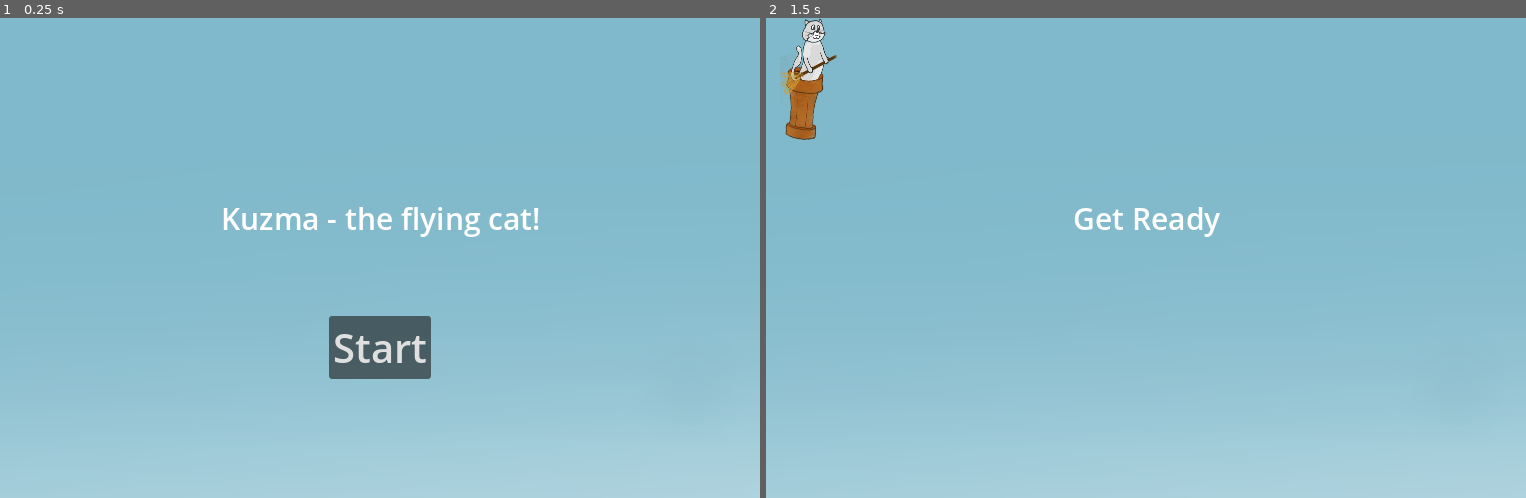
Above: before the commit, frames 1-2 (left to right).
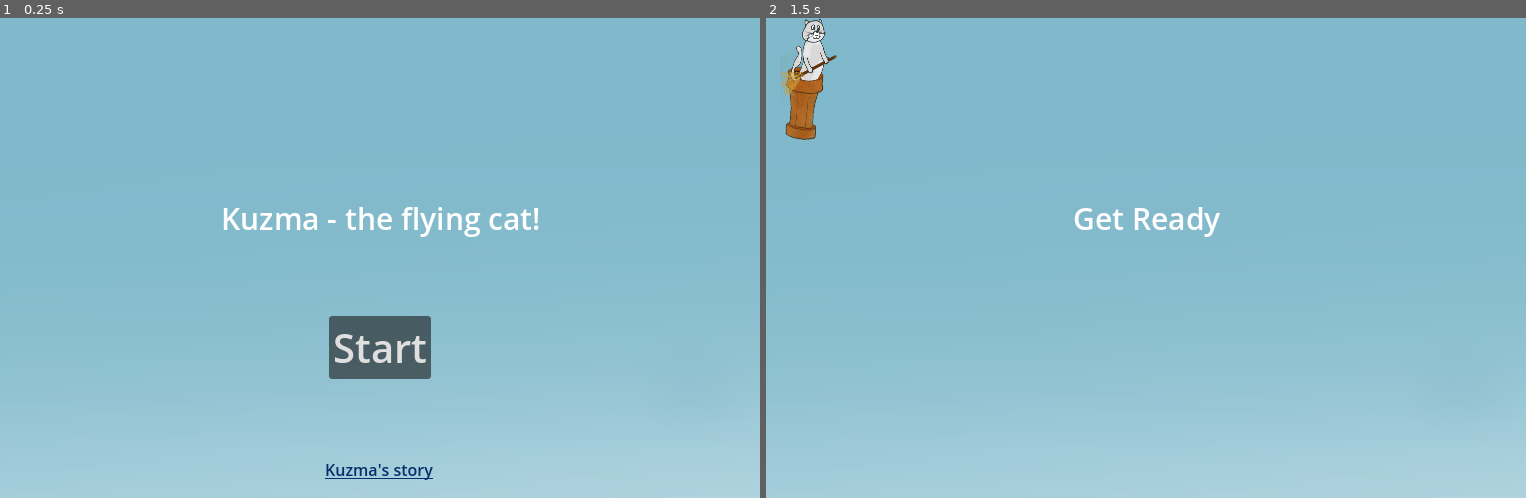
Above: after the commit, the same moments.

Repository: bosonbeard/voicebox-godot
Game: Godot game, scene res://Main.tscn
Same seed, same stepped clock (60 frames per second), same inputs: the game is played once before the commit and once after it.
Inputs:
- Up to frame 1 (0.25 s): no input
- Up to frame 2 (1.5 s): click "Start" at 0.5 s; tap Enter at 1.25 s; hold Up (move_up) from 1.28 s (still down); hold Space (get_command, bound only before the commit) from 1.28 s (still down)

The runs differ from the first frame. In frame 1, 0.2% of the frame differs, in the area x 42-57%, y 92-97%; in frame 2, nothing differs.
Error before the commit: Invalid access to property or key 'key' on a base object of type 'Nil'. (res://Player.gd:99)
Error after the commit: Invalid access to property or key 'url' on a base object of type 'Dictionary'. (res://Hud.gd:47)

Commit message:
fixed hud and controls

Diff:
--- a/Hud.gd
+++ b/Hud.gd
@@ -8,6 +8,13 @@
 	$Message.show()
 	$MessageTimer.start()
 
+
+func fload():
+	var file = FileAccess.open("res://config.json", FileAccess.READ)
+	var content = file.get_as_text()
+	file.close()
+	var result_json = JSON.parse_string(content)
+	return result_json
 
 
 func show_game_over():
@@ -20,6 +27,7 @@
 	# Make a one-shot timer and wait for it to finish.
 	await get_tree().create_timer(1.0).timeout
 	$StartButton.show()
+	$LinkButton.show()
 
 func show_victory():
 	show_message("You win!")
@@ -31,11 +39,12 @@
 	# Make a one-shot timer and wait for it to finish.
 	await get_tree().create_timer(1.0).timeout
 	$StartButton.show()
+	$LinkButton.show()
 
 
 # Called when the node enters the scene tree for the first time.
 func _ready():
-	pass # Replace with function body.
+	$LinkButton.uri=fload().url
 
 
 # Called every frame. 'delta' is the elapsed time since the previous frame.
@@ -47,6 +56,8 @@
 	$Message.hide()
 
 
+
 func _on_start_button_pressed():
 	$StartButton.hide()
+	$LinkButton.hide()
 	start_game.emit()
--- a/Hud.tscn
+++ b/Hud.tscn
@@ -42,5 +42,14 @@
 wait_time = 2.0
 one_shot = true
 
+[node name="LinkButton" type="LinkButton" parent="."]
+offset_left = 325.0
+offset_top = 440.0
+offset_right = 365.0
+offset_bottom = 480.0
+theme_override_colors/font_color = Color(0.0235294, 0.184314, 0.423529, 1)
+text = "Kuzma's story"
+uri = "https://github.com/bosonbeard/voicebox-godot/blob/main/art/story.png"
+
 [connection signal="pressed" from="StartButton" to="." method="_on_start_button_pressed"]
 [connection signal="timeout" from="MessageTimer" to="." method="_on_message_timer_timeout"]
--- a/Player.gd
+++ b/Player.gd
@@ -69,12 +69,6 @@
 			if player_sky_pos <0:
 				player_sky_pos = 0
 			go_fly()
-	if Input.is_action_pressed("get_command"):
-		$HTTPRequest.request("http://testrest.mehappy.ru/godot/command.php")
-
-
-
-
 
 
 	if round(position.y) > ((player_sky_pos)  * row_size) :
--- a/project.godot
+++ b/project.godot
@@ -34,11 +34,6 @@
 , Object(InputEventKey,"resource_local_to_scene":false,"resource_name":"","device":-1,"window_id":0,"alt_pressed":false,"shift_pressed":false,"ctrl_pressed":false,"meta_pressed":false,"pressed":false,"keycode":0,"physical_keycode":87,"key_label":0,"unicode":119,"echo":false,"script":null)
 ]
 }
-get_command={
-"deadzone": 0.5,
-"events": [Object(InputEventKey,"resource_local_to_scene":false,"resource_name":"","device":-1,"window_id":0,"alt_pressed":false,"shift_pressed":false,"ctrl_pressed":false,"meta_pressed":false,"pressed":false,"keycode":0,"physical_keycode":32,"key_label":0,"unicode":32,"echo":false,"script":null)
-]
-}
 
 [rendering]
 
